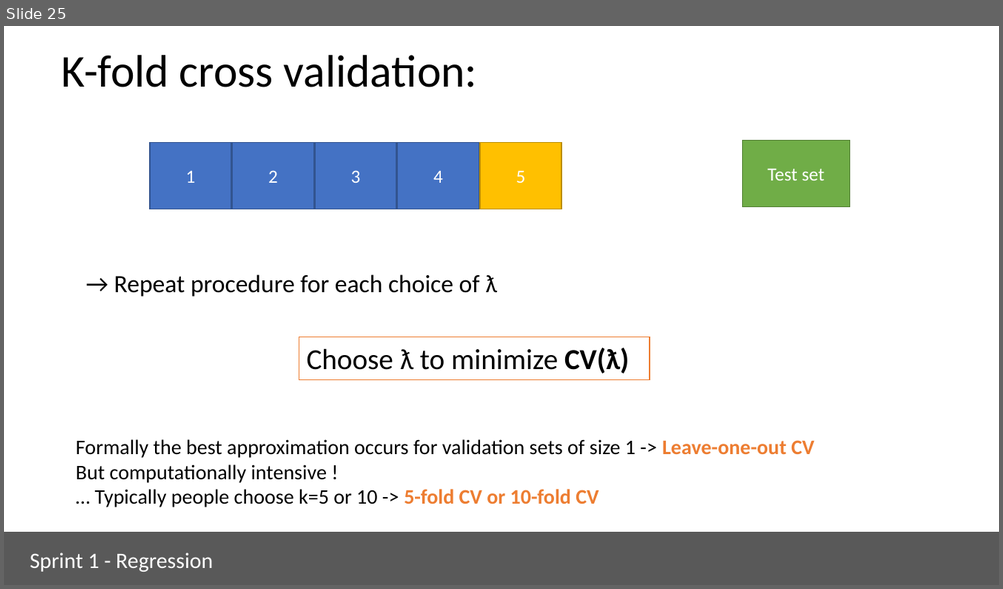
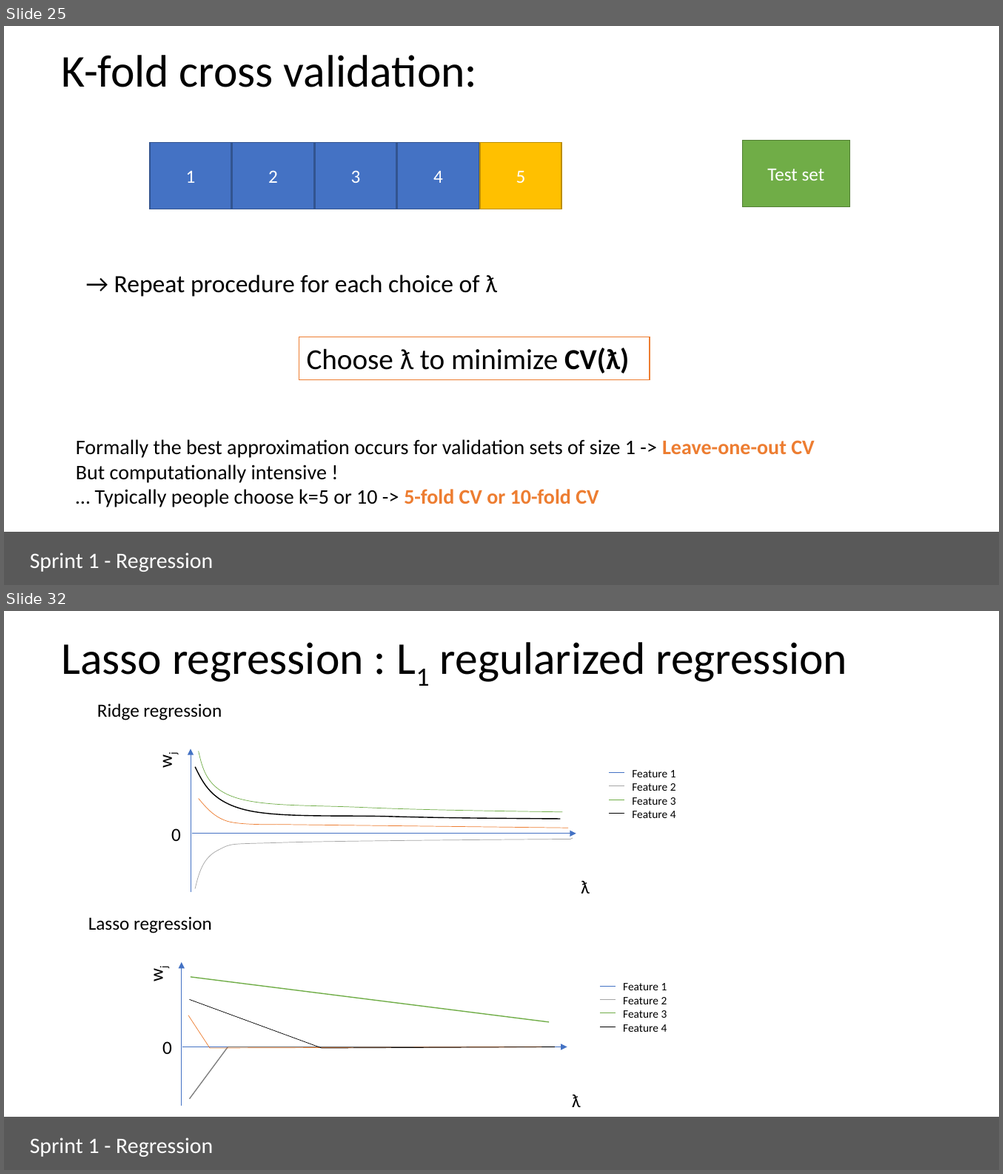
Before and after one commit to ua-dsf/ML_sprint, a slide deck: sprint1_regression/module1_regression_part2.pptx. Shown one above the other, each under a label of ours: slide 25 before the commit, slides 25 and 32 after it; the slides between them are not shown. The pictures are 1003x589 and 1003x1174 pixels, drawn with LibreOffice and Linux fonts; fonts in the diff are those of the drawing. Boxes give left, top, right and bottom in pixels: in the first picture for what was removed or moved away, otherwise in the second. Text is boxed around its words. In the diff, an @@ line names an element or a change of style, - is before the commit and + after.

```diff
--- a/sprint1_regression/module1_regression_part2.pptx
+++ b/sprint1_regression/module1_regression_part2.pptx
@@ slide 32 added at [4, 611, 999, 1170], background #FFFFFF @@
@@ title added at [61, 642, 847, 682], 44 pt, text #000000 @@
+Lasso regression : L1 regularized regression
@@ group added at [97, 703, 676, 894]: 5 texts, 4 freeform shapes, 4 lines, 2 arrows @@
+ƛ
+wj
+0
+Feature 1
+Feature 2
+Feature 3
+Feature 4
+Ridge regression
@@ text added at [88, 917, 212, 934], 18 pt, text #000000 @@
+Lasso regression
@@ text added at [119, 957, 171, 990], 18 pt, text #000000 @@
+wj
@@ arrow added from (182, 1106) to (182, 963), #4472C4 0.5 pt @@
@@ freeform shape added at [190, 977, 549, 1023], outline #70AD47 1 pt @@
@@ line added from (600, 986) to (616, 986), #4472C4 0.5 pt @@
@@ text added at [623, 983, 667, 1032], 11 pt, text #000000 @@
+Feature 1
+Feature 2
+Feature 3
+Feature 4
@@ freeform shape added at [189, 999, 554, 1048], outline #000000 0.5 pt @@
@@ line added from (600, 999) to (616, 999), #A5A5A5 0.5 pt @@
@@ freeform shape added at [188, 1015, 555, 1048], outline #ED7D31 0.5 pt @@
@@ line added from (600, 1013) to (616, 1013), #70AD47 0.5 pt @@
@@ line added from (600, 1028) to (616, 1028), #000000 0.5 pt @@
@@ text added at [162, 1042, 172, 1054], 18 pt, text #000000 @@
+0
@@ arrow added from (182, 1048) to (567, 1048), #4472C4 0.5 pt @@
@@ freeform shape added at [189, 1048, 554, 1099], outline #808080 1 pt @@
@@ text added at [572, 1094, 580, 1108], 18 pt, text #000000 @@
+ƛ
@@ rectangle added at [4, 1119, 999, 1170], fill #595959, outline #595959 1 pt @@
@@ rectangle added at [22, 1128, 273, 1162], outline #595959 0.75 pt, 21.3 pt, text #FFFFFF @@
+Sprint 1 - Regression
```
Also in this commit, not shown: 1 slide changed, 6 other slides added, 1 other file.
